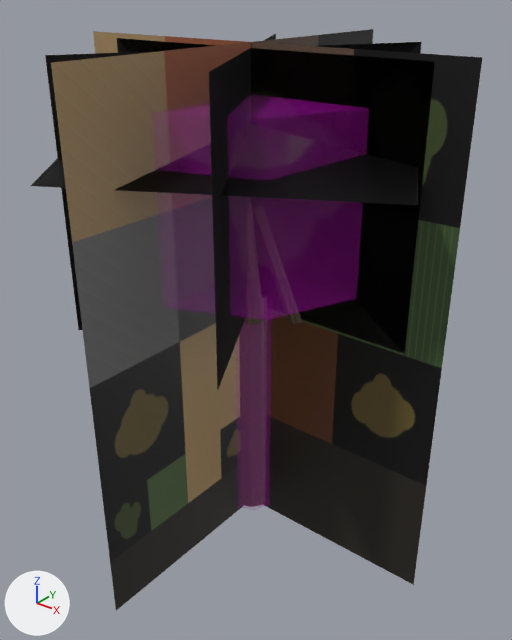
Renders of the COLLADA model beamng-props/desert-flora/export/dae/mesquite_small.dae from each side of a commit.
Before and after are seen from a 50 mm lens placed at (2.63, -3.24, 3.47), pointed at (0.05, -0.02, 1.47). Lighting does not change. The marker at lower left points along +X, +Y and +Z. The older version comes first. Where no turn or scale is listed for an object, it has been applied to the vertices. Vertices at exactly the same position are counted once.

In view in the first picture: 'Colmesh_canopy-1', 'Colmesh_trunk-1', 'mesquite_small_a200', 'mesquite_small_a50', 'mesquite_small_a800'.
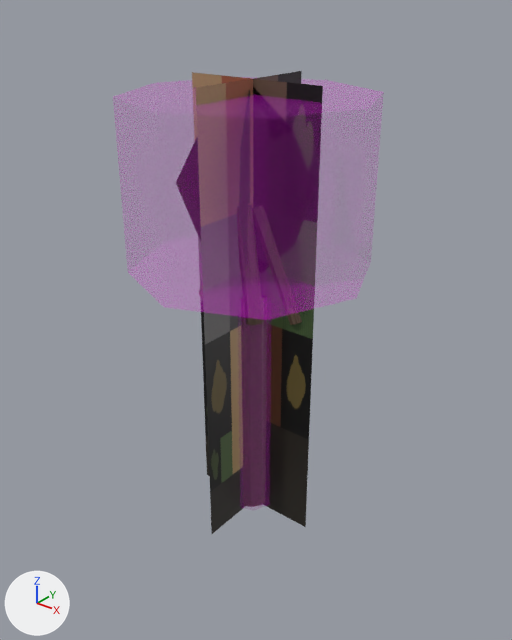
Where the change shows, as pixel boxes [x1, y1, x2, y2] in the pictures (512 x 640 px):
'mesquite_small_a50', rescaled (69% narrower, 20% shorter): before [51, 29, 482, 610]; after [192, 71, 323, 534]
'mesquite_small_a800', reshaped (mostly hidden afterwards): before [31, 34, 435, 389]; after [246, 87, 302, 325]
'mesquite_small_a200', reshaped (mostly hidden afterwards): before [33, 35, 418, 389]; after [248, 89, 298, 325]
part 1 of me_mesquite_small_a800, cut back (mostly hidden afterwards): before [31, 34, 435, 389]; after [248, 87, 260, 96]
part 2 of me_mesquite_small_a200, deleted: before [33, 35, 418, 389]

The change, as a diff of the scene's bpy script:
```diff
--- a/beamng-props/desert-flora/export/dae/mesquite_small.dae.py
+++ b/beamng-props/desert-flora/export/dae/mesquite_small.dae.py
@@ mat_parkervegfoliage @@
+mat_parkervegfoliage = principled_material('ParkerVegFoliage')
+mat_parkervegfoliage.texture = img_vegetation_atlas_2048_png
@@ me_mesquite_small_a800 @@
 # used by ob_mesquite_small_a800; location = (0.0, 0.0, 0.0)
-me_mesquite_small_a800.from_pydata(...)  # 94 vertices, 134 faces; spans x -1.26..1.26, y -1.26..1.26, z 0.0..3.11
+me_mesquite_small_a800.from_pydata(...)  # 96 vertices, 147 faces; spans x -0.43..0.46, y -0.4..0.4, z 0.0..2.92
+# me_mesquite_small_a800 part 1
+# 25 vertices are removed from x -1.26..1.26, y -1.26..1.26, z 1.57..3.11
+# 14 faces are deleted
+# 1 vertex moves from x -0.55, y -0.95, z 1.57 to x 0.21, y -0.37, z 2.28
+# 27 vertices are added at x -0.43..0.46, y -0.4..0.4, z 1.8..2.92
+# 27 new faces join them, mat_parkervegfoliage (picture img_vegetation_atlas_2048_png)
 me_mesquite_small_a800.materials.append(mat_parkervegatlas)
+me_mesquite_small_a800.materials.append(mat_parkervegfoliage)  # picture img_vegetation_atlas_2048_png
@@ me_mesquite_small_a200 @@
 # used by ob_mesquite_small_a200; location = (0.0, 0.0, 0.0)
-me_mesquite_small_a200.from_pydata(...)  # 60 vertices, 66 faces; spans x -1.26..1.26, y -1.26..1.26, z 0.0..3.11
+me_mesquite_small_a200.from_pydata(...)  # 59 vertices, 73 faces; spans x -0.43..0.46, y -0.4..0.4, z 0.0..2.92
+# me_mesquite_small_a200 part 2
+# 26 vertices are removed from x -1.26..1.26, y -1.26..1.26, z 1.57..3.11
+# 14 faces are deleted
+# other edits to the shape of me_mesquite_small_a200 do not show in these pictures
 me_mesquite_small_a200.materials.append(mat_parkervegatlas)
+me_mesquite_small_a200.materials.append(mat_parkervegfoliage)  # picture img_vegetation_atlas_2048_png
@@ me_mesquite_small_a50 @@
 # used by ob_mesquite_small_a50; location = (0.0, 0.0, 0.0)
-me_mesquite_small_a50.from_pydata(...)  # 8 vertices, 4 faces; spans x -1.33..1.33, y -1.33..1.33, z -0.03..3.14
+me_mesquite_small_a50.from_pydata(...)  # 8 vertices, 4 faces; spans x -0.45..0.48, y -0.47..0.47, z -0.03..2.95
+# me_mesquite_small_a50 part 3: the whole mesh is scaled about its middle by (0.353, 0.353, 0.939), then moved by (0.02, 0.0, -0.09)
 me_mesquite_small_a50.materials.append(mat_parkervegatlas)
```
